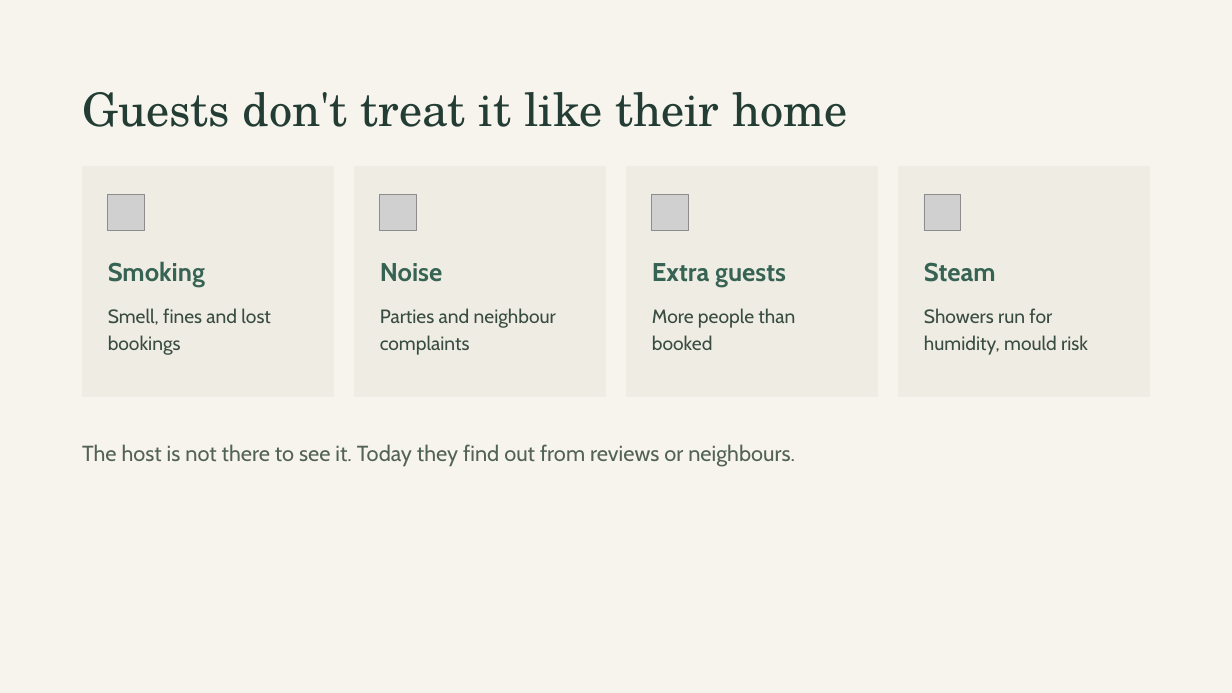
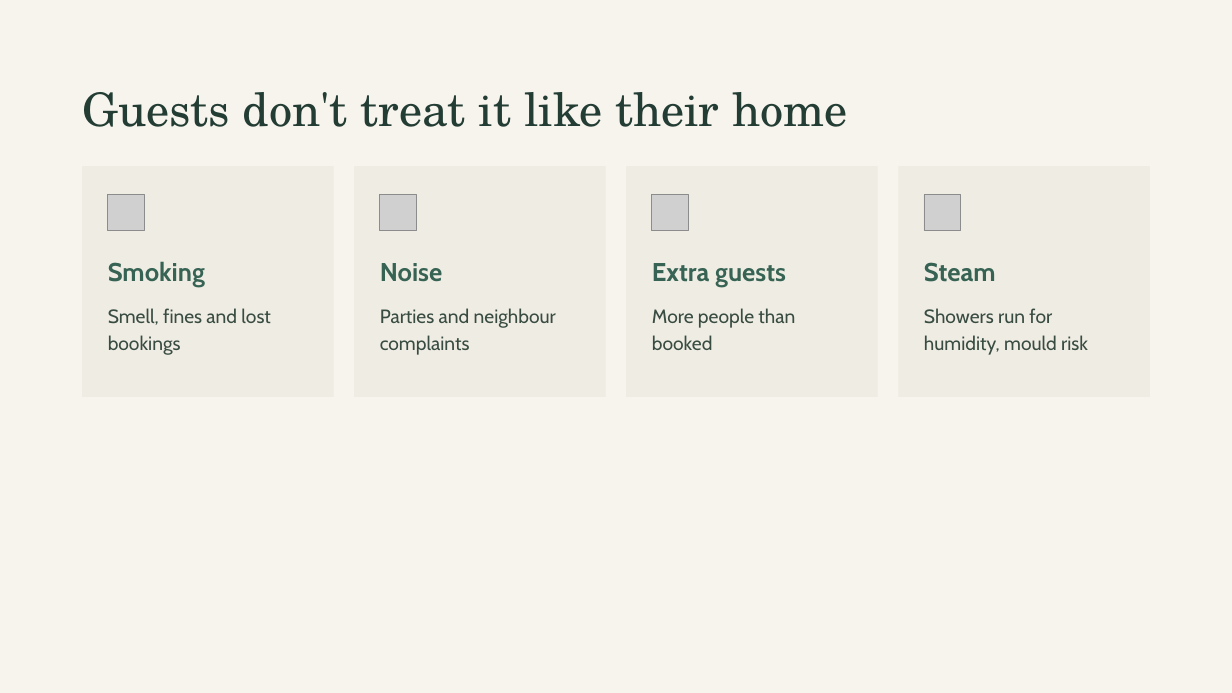
Before and after one commit to lidalbak/hackathon, a slide deck: slide 2 of docs/Presentation.pptx. Drawn at 1232x693 pixels with LibreOffice and Linux fonts; fonts in the diff are those of the drawing; grey boxes stand for pictures. Boxes give left, top, right and bottom in pixels: in the first picture for what was removed or moved away, otherwise in the second. Text is boxed around its words. In the diff, an @@ line names an element or a change of style, - is before the commit and + after.

```diff
--- a/docs/Presentation.pptx
+++ b/docs/Presentation.pptx
@@ text removed at (82, 444, 795, 467) @@
-The host is not there to see it. Today they find out from reviews or neighbours.
```
Also in this commit, not shown: 2 other slides changed, 1 slide removed.
